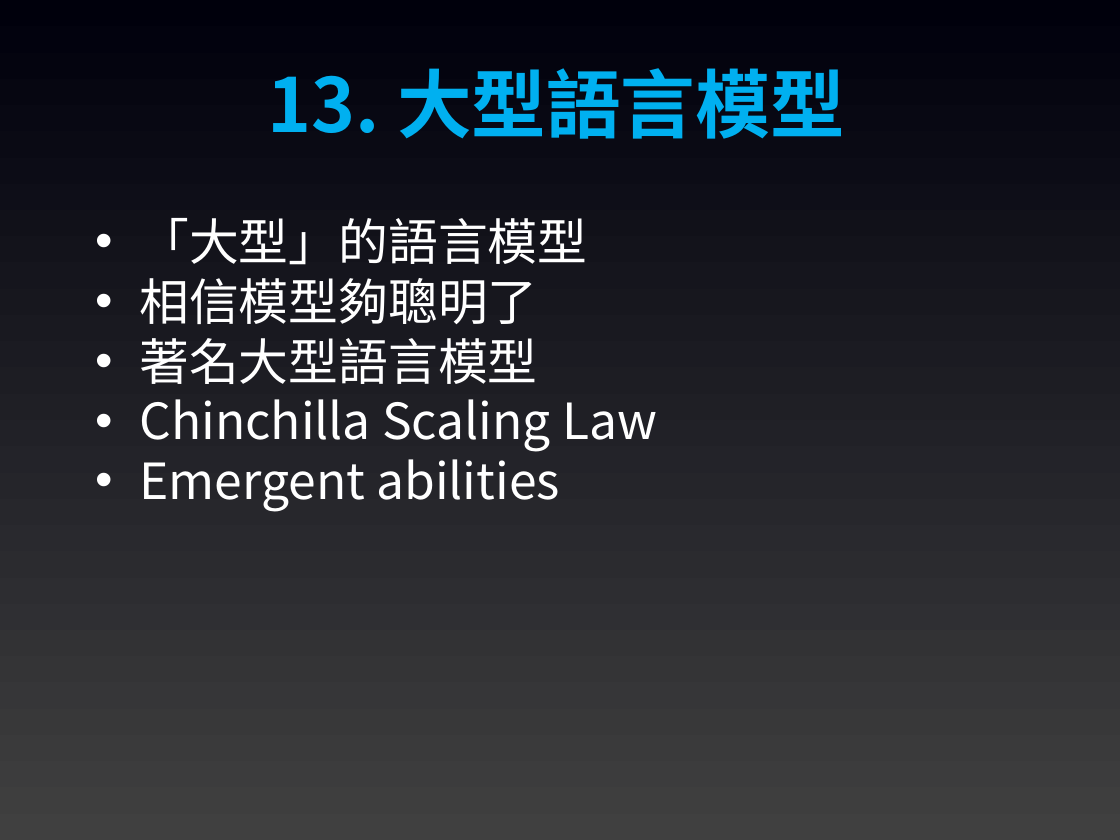
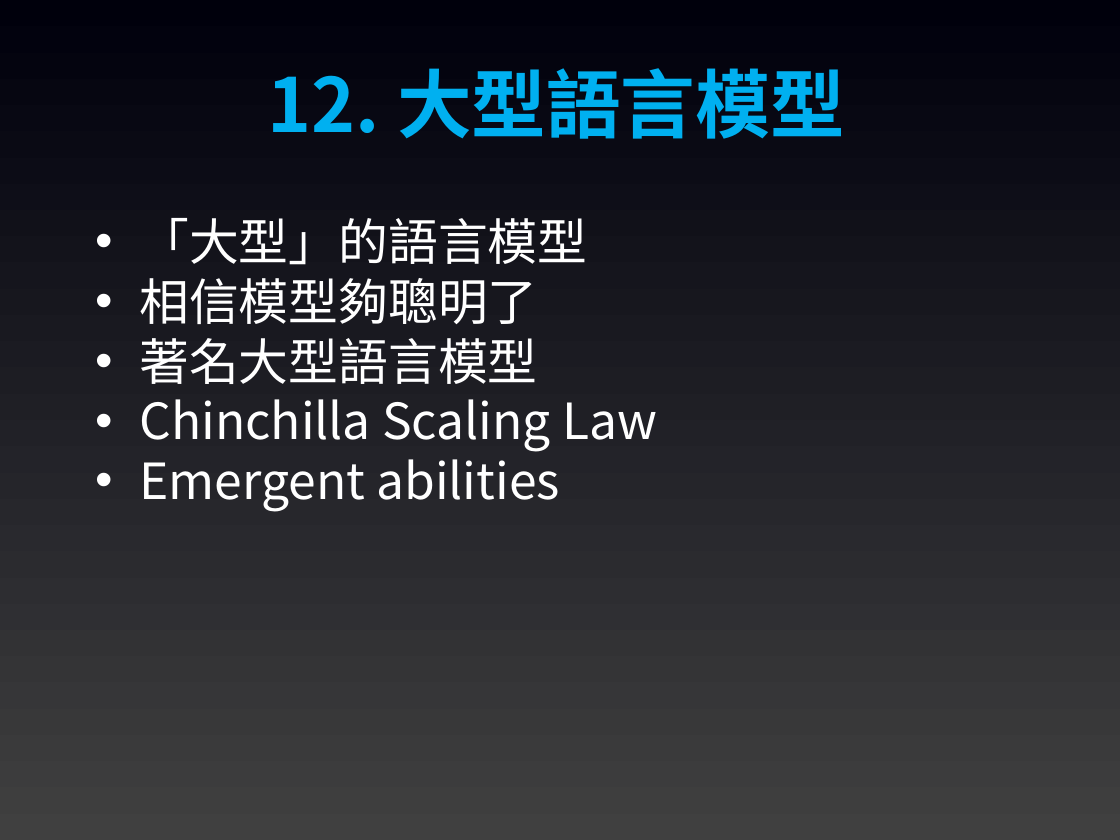
Before and after one commit to joshhu/mustllm20242nd, a slide deck: slide 16 of Slides/Week01/00：課程大綱.pptx (slide 17 before the commit). Drawn at 1120x840 pixels with LibreOffice and Linux fonts; fonts in the diff are those of the drawing. Boxes give left, top, right and bottom in pixels: in the first picture for what was removed or moved away, otherwise in the second. Text is boxed around its words. In the diff, an @@ line names an element or a change of style, - is before the commit and + after.

```diff
--- a/Slides/Week01/00：課程大綱.pptx
+++ b/Slides/Week01/00：課程大綱.pptx
@@ text at bbox=[268, 68, 845, 139]: text changed @@
-13. 大型語言模型
+12. 大型語言模型
```
Also in this commit, not shown: 9 other slides changed, 1 slide removed, 2 other files.
